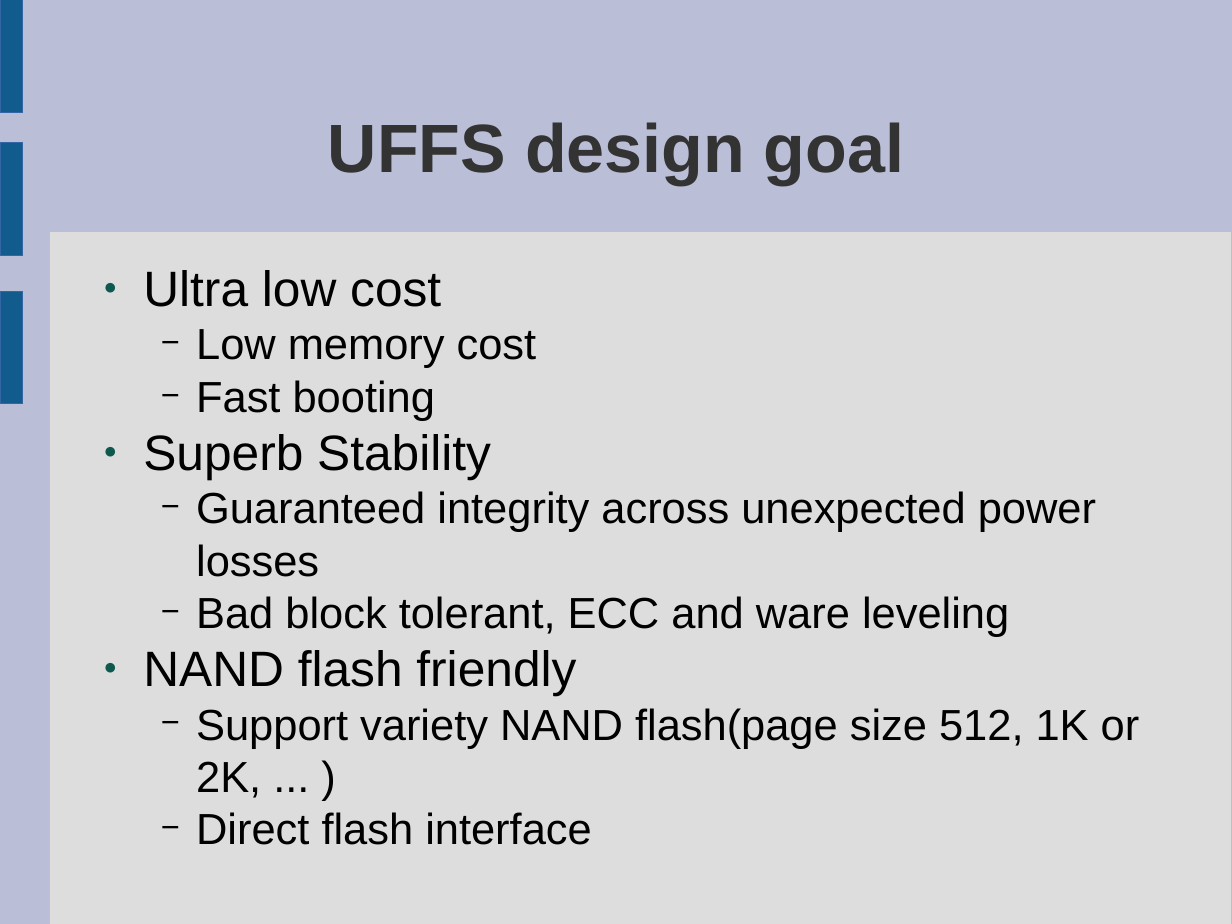
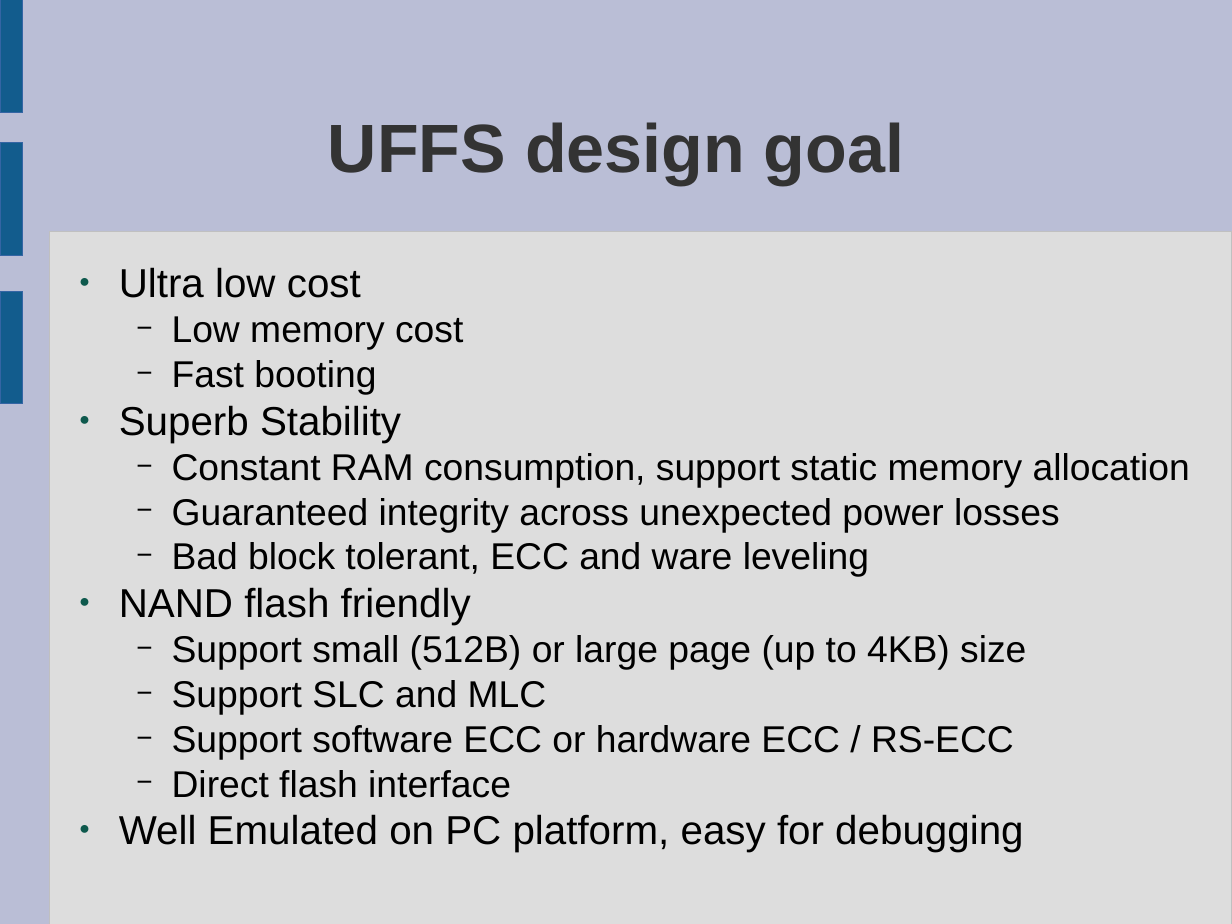
Before and after one commit to rickyzheng/uffs, a slide deck: slide 4 of doc/Understanding-UFFS.odp. Drawn at 1232x924 pixels with LibreOffice and Linux fonts; fonts in the diff are those of the drawing. Boxes give left, top, right and bottom in pixels: in the first picture for what was removed or moved away, otherwise in the second. Text is boxed around its words. In the diff, an @@ line names an element or a change of style, - is before the commit and + after.

Commit message:
Enable new Flash Driver Interface, update flash-interface-example

```diff
--- a/doc/Understanding-UFFS.odp
+++ b/doc/Understanding-UFFS.odp
@@ text "Ultra low cost": place and size @@
-text "Ultra low cost" at <box>143,270,1140,845</box>
+text "Ultra low cost" at <box>119,267,1190,852</box>
@@ text at <box>119,267,1060,798</box>: size 32 to 26 pt in "Ultra low cost", "Superb Stability", "NAND flash friendly"; size 28 to 24 pt in "Low memory cost", "Fast booting", "Guaranteed integrity across unexpected power losses", "Bad block tolerant, ECC and ware leveling" and 1 more places @@
@@ text at <box>172,453,1190,488</box>: paragraph added @@
+  − Constant RAM consumption, support static memory allocation
@@ text at <box>172,635,1026,760</box>: text changed; size 28 to 24 pt @@
-  − Support variety NAND flash(page size 512, 1K or 2K, ... )
+  − Support small (512B) or large page (up to 4KB) size
+  − Support SLC and MLC
+  − Support software ECC or hardware ECC / RS-ECC
@@ text at <box>119,814,1023,852</box>: paragraph added @@
+● Well Emulated on PC platform, easy for debugging
```
Also in this commit, not shown: 10 other slides changed, 1 slide added, 19 other files.
